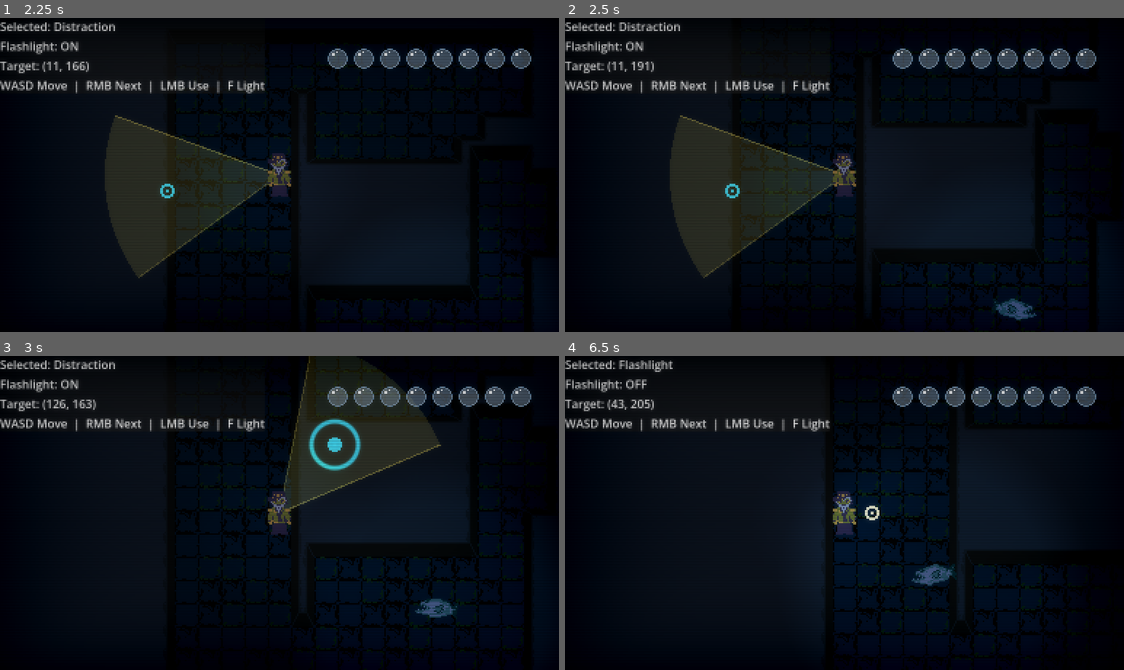
Above: before the commit, frames 1-4 (two rows, left to right).
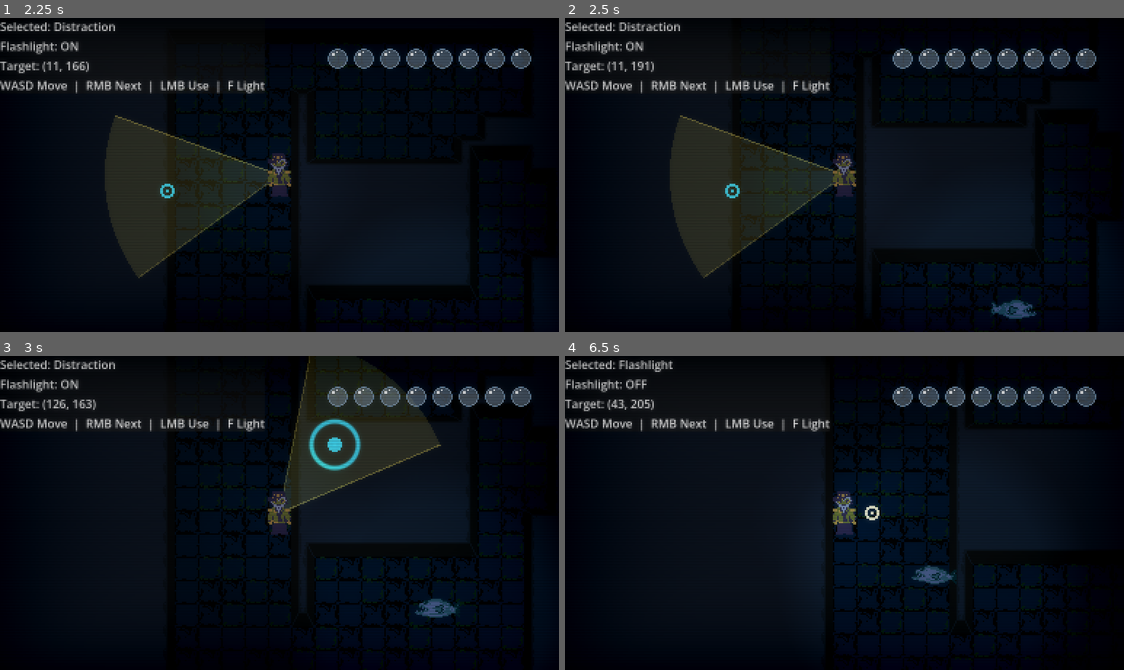
Above: after the commit, the same moments.

Repository: jablonskibrandan/GodotWild98
Game: Godot game, scene res://scenes/main_menu.tscn
The game is run twice, just before and just after one commit, with the same random seed, the same clock (stepped at 60 frames per second) and the same inputs. Sound files missing from this copy of the repository are replaced by a short silence.
Inputs (mouse positions are in pixels of both pictures, inside the frame that each line leads up to):
- Up to frame 1 (2.25 s): click "START" at 0.5 s; tap Enter at 1.25 s; move the mouse to (402, 159) at 1.27 s; hold D (move_right) 1.28-2.03 s; hold F (flashlight_toggle) 1.28-2.03 s; tap Space at 2 s; move the mouse to (167, 190) at 2.02 s; hold S (move_down) from 2.03 s (still down); right-click (167, 190) at 2.1 s
- Up to frame 2 (2.5 s): keep holding S (move_down)
- Up to frame 3 (3 s): move the mouse to (335, 443) at 2.77 s; release S (move_down) at 2.78 s; press the mouse at (335, 443) at 2.78 s; hold D (move_right) from 2.78 s (still down)
- Up to frame 4 (6.5 s): move the mouse to (816, 575) at 3.52 s; release D (move_right) at 3.53 s; release the mouse at (816, 575) at 3.53 s; hold W (move_up) 3.53-4.28 s; tap F (flashlight_toggle) at 3.6 s; move the mouse to (1012, 560) at 4.27 s; hold Right mouse button (tool_next) 4.28-5.03 s; hold A (move_left) 4.28-5.78 s; move the mouse to (676, 465) at 5.02 s; click (676, 465) at 5.1 s; tap Enter at 5.75 s; move the mouse to (872, 513) at 5.77 s; hold S (move_down) from 5.78 s (still down); hold F (flashlight_toggle) from 5.78 s (still down)

Frame 1 is identical in both runs. In frame 2, 0.2% of the frame differs, in the area x 76-85%, y 89-97%; in frame 3, 0.1%; in frame 4, 0.3%, in the area x 61-71%, y 66-74%.

Commit message:
monster bite logic

Diff:
--- a/scenes/floor_one.tscn
+++ b/scenes/floor_one.tscn
@@ -920,3 +920,5 @@
 [node name="MeshInstance2D" type="MeshInstance2D" parent="CanvasLayer" unique_id=2070907544]
 material = SubResource("ShaderMaterial_riqys")
 mesh = SubResource("QuadMesh_bhunq")
+
+[editable path="MonsterManager/Monster"]
--- a/scenes/monster.tscn
+++ b/scenes/monster.tscn
@@ -74,7 +74,7 @@
 }],
 "loop": 0,
 "name": &"bite",
-"speed": 10.0
+"speed": 15.0
 }, {
 "frames": [{
 "duration": 1.0,
@@ -135,10 +135,10 @@
 modulate = Color(0.50878495, 0.490175, 0.47421646, 1)
 texture_filter = 1
 sprite_frames = SubResource("SpriteFrames_bhunq")
-animation = &"swim"
+animation = &"bite"
 autoplay = "swim"
-frame = 4
-frame_progress = 0.15811062
+frame = 6
+frame_progress = 1.0
 
 [node name="PointLight2D" type="PointLight2D" parent="." unique_id=2009398952]
 position = Vector2(-1, 5)
--- a/scripts/controllers/floor_controller.gd
+++ b/scripts/controllers/floor_controller.gd
@@ -27,6 +27,7 @@
 	flashlight.state_changed.connect(_on_flashlight_state_changed)
 	cursor.target_moved.connect(_on_target_moved)
 	effects.sound_made.connect(_on_sound_made)
+	monster_manager.player_bitten.connect(_on_player_bitten)
 
 	# Signals emitted by child _ready methods occur before the parent's _ready.
 	# Explicitly seed the initial HUD state here.
@@ -52,6 +53,9 @@
 func _on_sound_made(source: Node2D, volume: float):
 	monster_manager.sound_made(source, volume)
 
+func _on_player_bitten():
+	pass
+
 func _draw() -> void:
 	pass
 	#draw_rect(Rect2(Vector2.ZERO, get_viewport_rect().size), Color("#101722"), true)
--- a/scripts/monsters/base_monster.gd
+++ b/scripts/monsters/base_monster.gd
@@ -1,10 +1,13 @@
 class_name BaseMonster
 extends CharacterBody2D
+
+signal monster_bit_player()
 
 @export_range(1.0, 100.0, 1.0) var radius: float = 9.0
 @export_range(1.0, 1000.0, 1.0) var chase_speed: float = 50.0
 @export_range(1.0, 1000.0, 1.0) var wander_speed: float = 10.0
 @export_range(1.0, 100.0, 1.0) var wander_distance: float = 60.0
+@export_range(1.0, 10.0, 0.5) var bite_cooldown: float = 2.0
 @onready var target_finder: MonsterTargetFinder = $TargetFinder
 @onready var navigation_agent: NavigationAgent2D = $NavigationAgent2D
 @onready var animated_sprite: AnimatedSprite2D = $AnimatedSprite2D
@@ -12,32 +15,54 @@
 var starting_position: Vector2 = Vector2.ZERO
 var wander_position: Vector2 = Vector2.ZERO
 
+var bite_cooldown_time_left: float = 0.0
+var animation_locked: bool = false
+
 func _ready():
 	starting_position = global_position
 	wander_position = starting_position
 
+	animated_sprite.animation_finished.connect(on_animation_finished)
+
 func configure_target_finder(player: Node2D):
-	target_finder.player = player
-	target_finder.radius = radius
-	target_finder.facing = Vector2.LEFT
+	target_finder.configure(player, radius, Vector2.LEFT)
 
 func _physics_process(_delta: float) -> void:
-	var target_velocity:= velocity_to_target()
-	velocity = target_velocity
+	if !animation_locked:
+		var target_velocity:= velocity_to_target()
+		velocity = target_velocity
 
 	move_and_slide()
 	#target_finder.queue_redraw()
 
-func _process(_delta: float) -> void:
-	animated_sprite.speed_scale = clampf((abs(velocity.x) + (abs(velocity.y)/10)) / wander_speed, 0.5, 2)
+func _process(delta: float) -> void:
+	if bite_cooldown_time_left > 0:
+		bite_cooldown_time_left = clampf(bite_cooldown_time_left - delta, 0, bite_cooldown)
 
+	if !animation_locked:
+		animated_sprite.speed_scale = clampf((abs(velocity.x) + (abs(velocity.y)/6)) / wander_speed, 0.5, 2)
 
-	if velocity.x < 0:
-		animated_sprite.flip_h = false
-		target_finder.facing = Vector2.LEFT
-	elif velocity.x > 0:
-		animated_sprite.flip_h = true
-		target_finder.facing = Vector2.RIGHT
+		if velocity.x < 0:
+			animated_sprite.flip_h = false
+			target_finder.facing = Vector2.LEFT
+		elif velocity.x > 0:
+			animated_sprite.flip_h = true
+			target_finder.facing = Vector2.RIGHT
+
+		if bite_cooldown_time_left <= 0 && target_finder.should_bite():
+			start_biting()
+
+func on_animation_finished():
+	if animation_locked:
+		animation_locked = false
+		animated_sprite.play("swim")
+
+func start_biting():
+	animated_sprite.speed_scale = 1.0
+	animated_sprite.play("bite")
+	animation_locked = true;
+	bite_cooldown_time_left = bite_cooldown
+	monster_bit_player.emit()
 
 func hear_sound_made(source: Node2D, volume: float):
 	target_finder.hear(source, volume)
--- a/scripts/monsters/monster_manager.gd
+++ b/scripts/monsters/monster_manager.gd
@@ -2,13 +2,16 @@
 extends Node2D
 
 var monsters : Array[BaseMonster] = []
+signal player_bitten()
 
 # Called when the node enters the scene tree for the first time.
 func _ready():
 	monsters = []
 	for child in get_children():
 		if child is BaseMonster:
-			monsters.append(child)
+			var monster := child as BaseMonster
+			monsters.append(monster)
+			monster.monster_bit_player.connect(_on_monster_bit_player)
 
 
 func configure(player: Node2D) -> void:
@@ -18,3 +21,6 @@
 func sound_made(source: Node2D, volume: float):
 	for monster in monsters:
 		monster.hear_sound_made(source, volume)
+
+func _on_monster_bit_player():
+	player_bitten.emit()
--- a/scripts/monsters/monster_target_finder.gd
+++ b/scripts/monsters/monster_target_finder.gd
@@ -31,11 +31,20 @@
 	remember_targets(delta)
 	look_around()
 
+func configure(_player: Node2D, _radius: float, _facing: Vector2):
+	player = _player
+	radius = _radius
+	facing = _facing
+
 func get_chosen_target_position(): # -> Vector 2 or null
 	if chosen_target != 0 && target_infos.has(chosen_target):
 		return target_infos[chosen_target].position
 	else:
 		return null
+
+func should_bite():
+	return (player != null && player.get_instance_id() == chosen_target
+			&& global_position.distance_to(player.global_position) < radius*2.0)
 
 func look_around():
 	if player != null:
